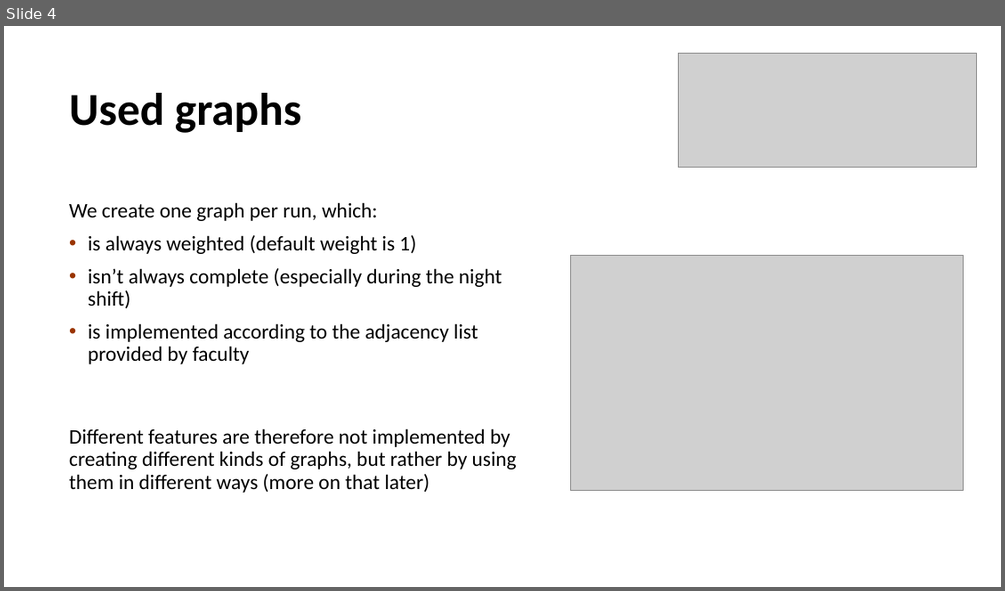
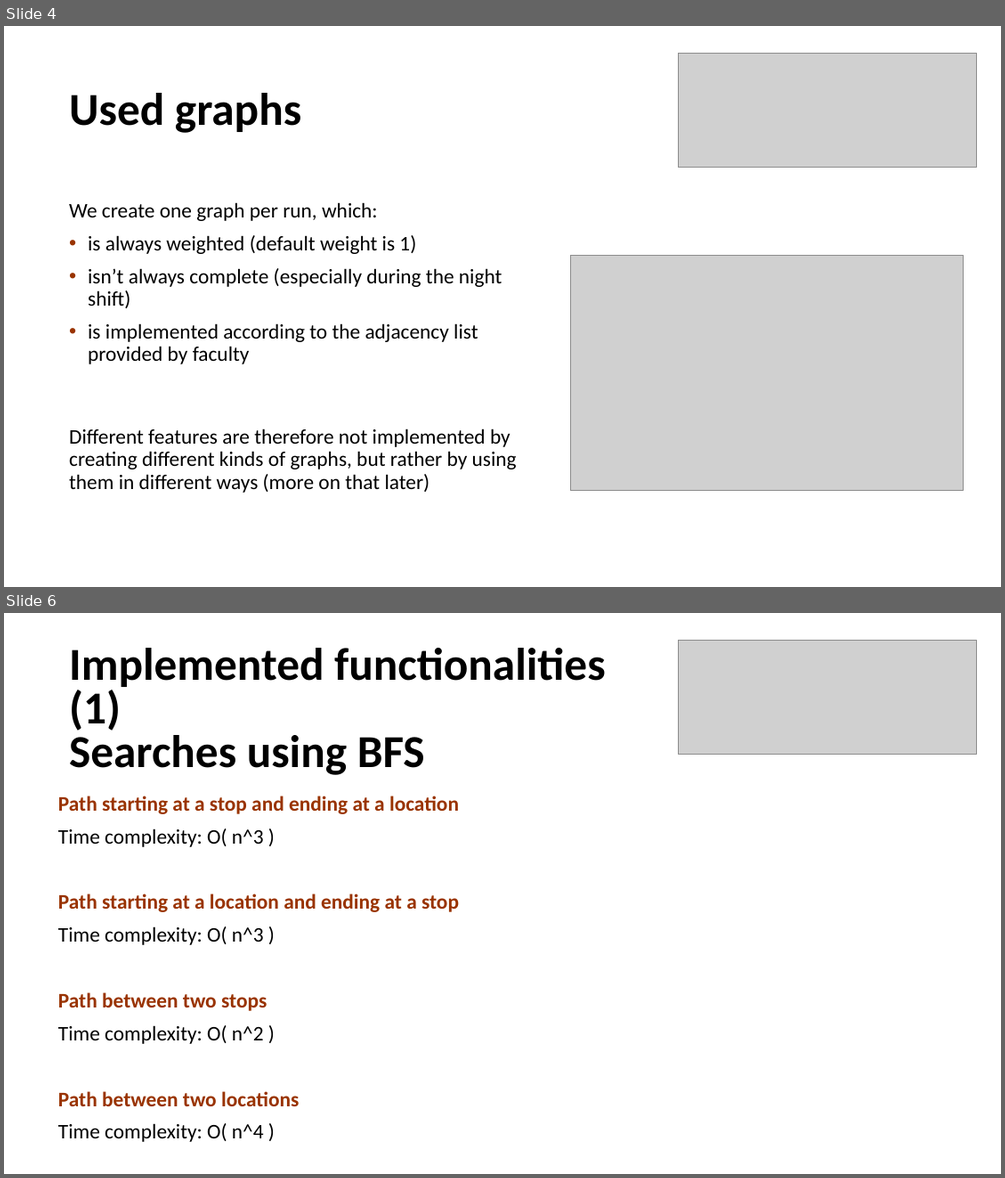
Before and after one commit to gpe0/AED-2, a slide deck: AED2.pptx. Shown one above the other, each under a label of ours: slide 4 before the commit, slides 4 and 6 after it; the slides between them are not shown. The pictures are 1005x591 and 1005x1178 pixels, drawn with LibreOffice and Linux fonts; fonts in the diff are those of the drawing; grey boxes stand for pictures. Boxes give left, top, right and bottom in pixels: in the first picture for what was removed or moved away, otherwise in the second. Text is boxed around its words. In the diff, an @@ line names an element or a change of style, - is before the commit and + after.

```diff
--- a/AED2.pptx
+++ b/AED2.pptx
@@ slide 6 added at [4, 613, 1001, 1174], background #FFFFFF @@
@@ text added at [69, 648, 606, 775], 44 pt, text #000000, bold @@
+Implemented functionalities (1)
+Searches using BFS
@@ picture added at [679, 640, 976, 755] @@
@@ text added at [58, 795, 459, 1142], 20 pt, text #993300, bold @@
+Path starting at a stop and ending at a location
+Time complexity: O( n^3 )
+Path starting at a location and ending at a stop
+Time complexity: O( n^3 )
+Path between two stops
+Time complexity: O( n^2 )
+Path between two locations
+Time complexity: O( n^4 )
```
Also in this commit, not shown: 4 slides changed, 1 other slide added, 1 slide removed.
